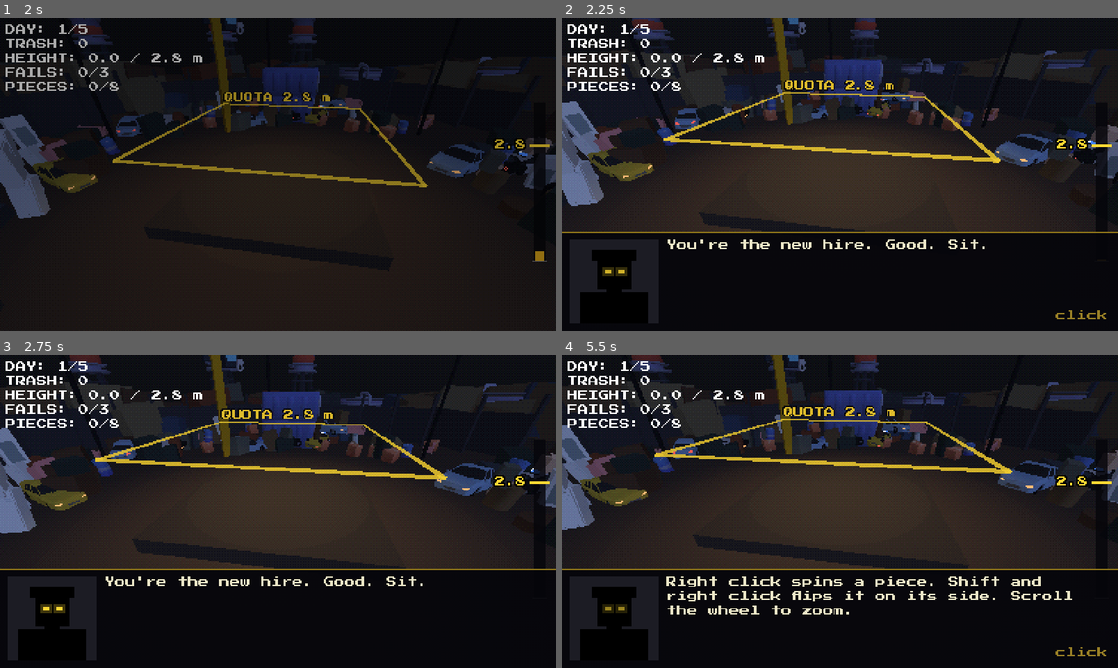
Above: before the commit, frames 1-4 (two rows, left to right).
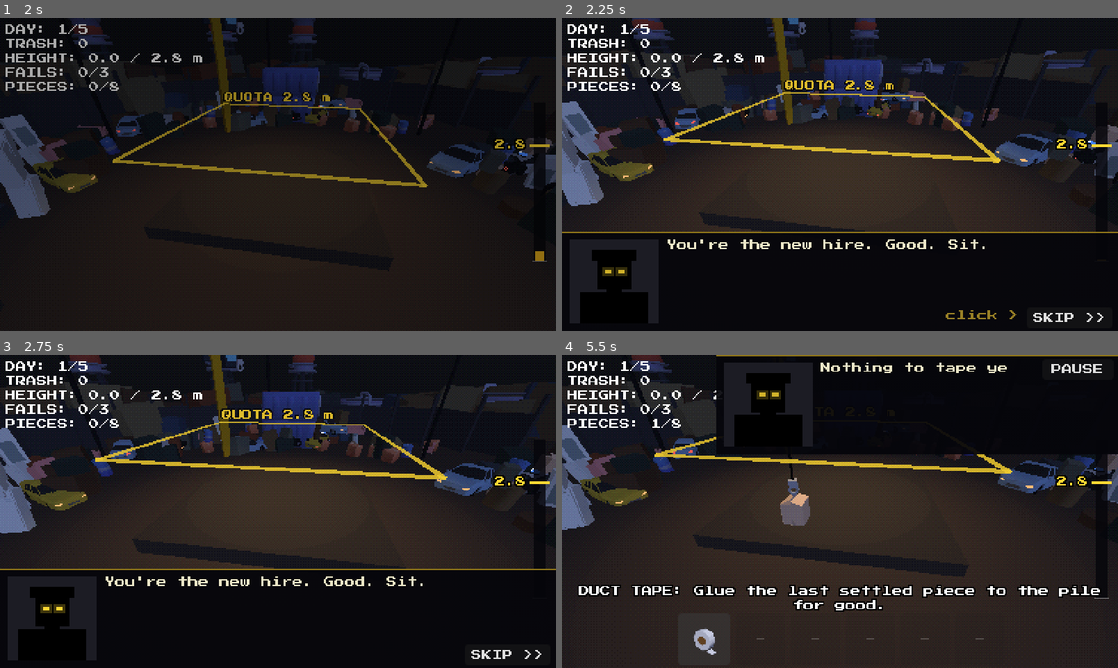
Above: after the commit, the same moments.

Repository: coconutTM/Stack-Chaos
Game: Godot game, scene res://scenes/main.tscn
Two runs of this game, one before a commit and one after it. Both use one fixed random seed, a clock stepped at 60 frames per second and the inputs below.
Inputs (mouse positions are in pixels of both pictures, inside the frame that each line leads up to):
- Up to frame 1 (2 s): click "PLAY" at 0.5 s; click "PLAY" at 1.25 s
- Up to frame 2 (2.25 s): tap Enter at 2 s; move the mouse to (962, 158) at 2.02 s; tap E at 2.1 s; click (962, 158) at 2.17 s
- Up to frame 3 (2.75 s): no input
- Up to frame 4 (5.5 s): click (1067, 655) at 2.75 s, where only the run after the commit has a clickable "SKIP >>"; click (1067, 655) at 3.5 s, where only the run after the commit has a clickable "SKIP >>"; click (706, 639) at 4.27 s; click (706, 639) at 5.02 s

Frame 1 is identical in both runs. In frame 2, 0.3% of the frame differs, in the area x 69-98%, y 93-98%; in frame 3, 0.1%; in frame 4, 37%, in the area x 0-100%, y 0-100%.

Commit message:
Add SKIP button (and Esc) to skip the boss's current dialogue
Blocking dialogue needed a click per line. A SKIP >> button in the corner
of the dialogue box, or Esc, now skips the whole say() batch. abort() reuses
the same skip() path.

Co-Authored-By: Claude Sonnet 5.5 <noreply@anthropic.com>

Diff:
--- a/scripts/dialogue_box.gd
+++ b/scripts/dialogue_box.gd
@@ -3,6 +3,7 @@
 
 # กล่องข้อความของ boss: เงาร่างมืดๆ + ตาเรืองแสง พูดแบบพิมพ์ทีละตัวอักษร
 # - say(lines)    โหมดบล็อก: คลิกซ้ายเพื่อข้ามการพิมพ์ / ไปบรรทัดถัดไป (ใช้ await ได้)
+#                 ปุ่ม SKIP >> หรือ Esc = ข้ามบทชุดนี้ทั้งชุด (skip())
 # - comment(text) โหมดคอมเมนต์: ไม่บล็อกเกม โผล่มาแล้วหุบเองใน COMMENT_HOLD วินาที
 #   (อยู่ด้านบนจอ เว้นที่ให้ HUD ซ้ายบน เพื่อไม่บังแถบ item ด้านล่าง)
 
@@ -21,6 +22,7 @@
 var _panel: Control
 var _label: Label
 var _hint: Label
+var _skip: Button
 var _eyes: Array[ColorRect] = []
 var _glows: Array[ColorRect] = []
 var _body_parts: Array[ColorRect] = []   # เงาตัว (ไหล่/คอ/หัว/หมวก) ซ่อนได้ตอนฉากจบ
@@ -74,11 +76,27 @@
 	_hint.anchor_right = 1.0
 	_hint.anchor_top = 1.0
 	_hint.anchor_bottom = 1.0
-	_hint.offset_left = -48.0
+	_hint.offset_left = -132.0   # เว้นที่ให้ปุ่ม SKIP ทางขวา
+	_hint.offset_right = -74.0
 	_hint.offset_top = -16.0
 	_hint.add_theme_font_size_override("font_size", 8)
 	_hint.add_theme_color_override("font_color", Color(0.6, 0.5, 0.15))
 	_panel.add_child(_hint)
+
+	_skip = Button.new()
+	_skip.text = "SKIP >>"
+	_skip.focus_mode = Control.FOCUS_NONE
+	_skip.anchor_left = 1.0
+	_skip.anchor_right = 1.0
+	_skip.anchor_top = 1.0
+	_skip.anchor_bottom = 1.0
+	_skip.offset_left = -70.0
+	_skip.offset_right = -4.0
+	_skip.offset_top = -18.0
+	_skip.offset_bottom = -4.0
+	_skip.add_theme_font_size_override("font_size", 8)
+	_skip.pressed.connect(skip)   # ปุ่มกินคลิกเอง ไม่หลุดไปถึง main.gd (ไม่ไปปล่อยบล็อก)
+	_panel.add_child(_skip)
 
 	_panel.hide()
 
@@ -108,8 +126,13 @@
 
 # ตัดบทพูดทิ้งทันที (คำสั่ง /day) / emit finished ให้ coroutine ที่ await say() อยู่ตื่นแล้วเลิกเอง (main เช็ค _flow_id)
 func abort() -> void:
+	_comment_left = 0.0
+	skip()
+
+
+# ข้ามบทชุดที่กำลังพูดอยู่ทั้งชุด (ปุ่ม SKIP / Esc) / abort() ใช้ร่วมกัน
+func skip() -> void:
 	_typing = false
-	_comment_left = 0.0
 	_panel.hide()
 	if _blocking:
 		_blocking = false
@@ -145,6 +168,9 @@
 	if event is InputEventMouseButton and event.pressed and event.button_index == MOUSE_BUTTON_LEFT:
 		get_viewport().set_input_as_handled()   # ไม่ให้ main.gd เห็นคลิกนี้ซ้ำ
 		_advance()
+	elif event is InputEventKey and event.pressed and not event.echo and event.keycode == KEY_ESCAPE:
+		get_viewport().set_input_as_handled()
+		skip()
 
 
 func _process(delta: float) -> void:
@@ -168,6 +194,7 @@
 			_panel.hide()
 
 	_hint.visible = _blocking and not _typing and fmod(_clock, 1.0) < 0.6
+	_skip.visible = _blocking
 
 
 func _show_text(text: String) -> void:
Not shown, changed: CLAUDE.md
Not shown, changed: README.md
